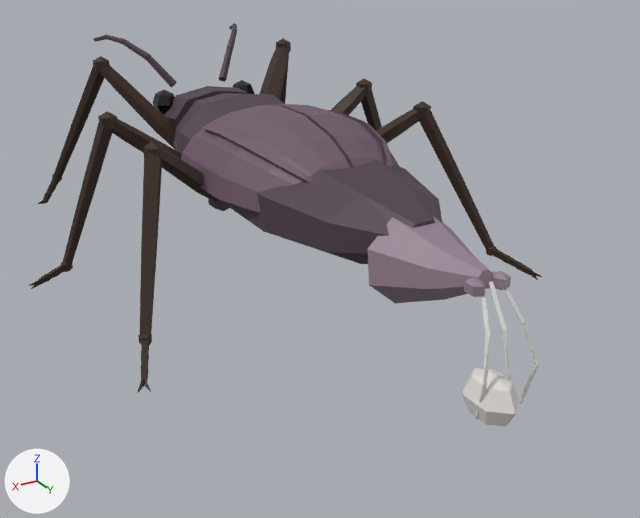
What one commit did to the glTF model Модели/Жуки/puppeteer.glb.
Camera for both pictures: a 50 mm camera at (2.68, 5.27, 2.49) aimed at (0.0, 0.8, 0.26). The lights are fixed; the arrows at lower left show +X, +Y and +Z. The picture after the commit comes second. Where no turn or scale is listed for an object, it has been applied to the vertices. Vertices at exactly the same position are counted once.

In view in the first picture: 'BeetleBodyInner', 'BeetlePlate_00', 'BeetlePlate_01', 'Femur000', 'ThoraxCore', 'Tibia000', 'Tibia002', 'Tibia004', 'Tibia005', 'pup_cocoon', 'pup_silk', 'pup_spinner' and 34 more.
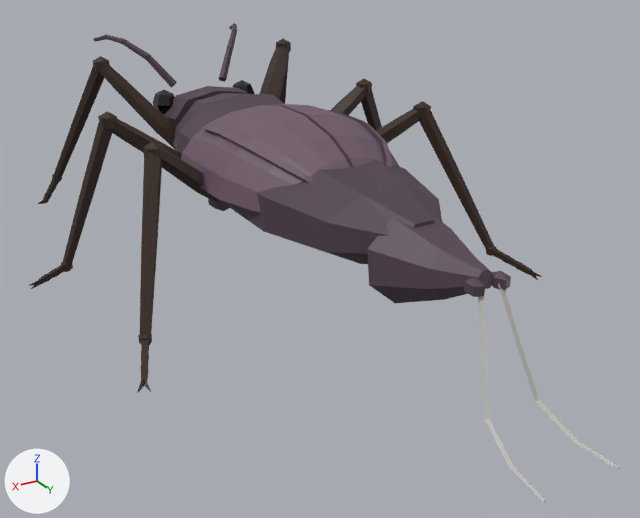
What changed in the scene script:
```text
Change mat_pup_spinner:
    mat_pup_spinner.base_color: (0.3, 0.22, 0.28) -> (0.09, 0.055, 0.08)  # grey #958190 -> greyish purple #554250
Change mat_pup_silk:
    mat_pup_silk.base_color: (0.85, 0.82, 0.78) -> (0.52, 0.5, 0.46)  # white #edeae5 -> light grey #bfbcb5
Change me_pup_silk:
    used by ob_pup_silk; location = (0.0, 0.0, 0.0)
    remove me_pup_silk.from_pydata(...)  # 42 vertices, 72 faces; spans x -0.19..0.16, y 2.37..2.566, z 0.058..0.726
    add me_pup_silk.from_pydata(...)  # 34 vertices, 60 faces; spans x -0.208..0.26, y 2.366..3.101, z 0.013..0.706
    me_pup_silk part 1: the loose piece of 14 vertices spanning x -0.01..0.012, y 2.371..2.566, z 0.059..0.725 is deleted
    me_pup_silk part 2
    28 vertices are removed from x -0.19..0.16, y 2.37..2.566, z 0.058..0.726
    48 faces are deleted
    34 vertices are added at x -0.208..0.26, y 2.366..3.101, z 0.013..0.706
    60 new faces join them
Remove ob_pup_cocoon:
    ob_pup_cocoon = bpy.data.objects.new('pup_cocoon', me_pup_cocoon)
    ob_pup_cocoon.location = (0.0, 0.0, 0.0)
```

Location of each change, (x1, y1, x2, y2) in pixels of the pictures (640 x 518 px; the box of a moved part takes in the faces that stretch with it):
'pup_spinner', recoloured (darker): (367, 216, 511, 303) in both
'pup_silk', recoloured, reshaped (118% wider, 56% taller): before (475, 280, 539, 420); after (478, 283, 619, 502)
'pup_cocoon', deleted: before (462, 368, 519, 426)
part 1 of me_pup_silk, deleted: before (489, 281, 511, 380)
part 2 of me_pup_silk, moved or reshaped: before (475, 280, 539, 420); after (478, 283, 619, 502)
